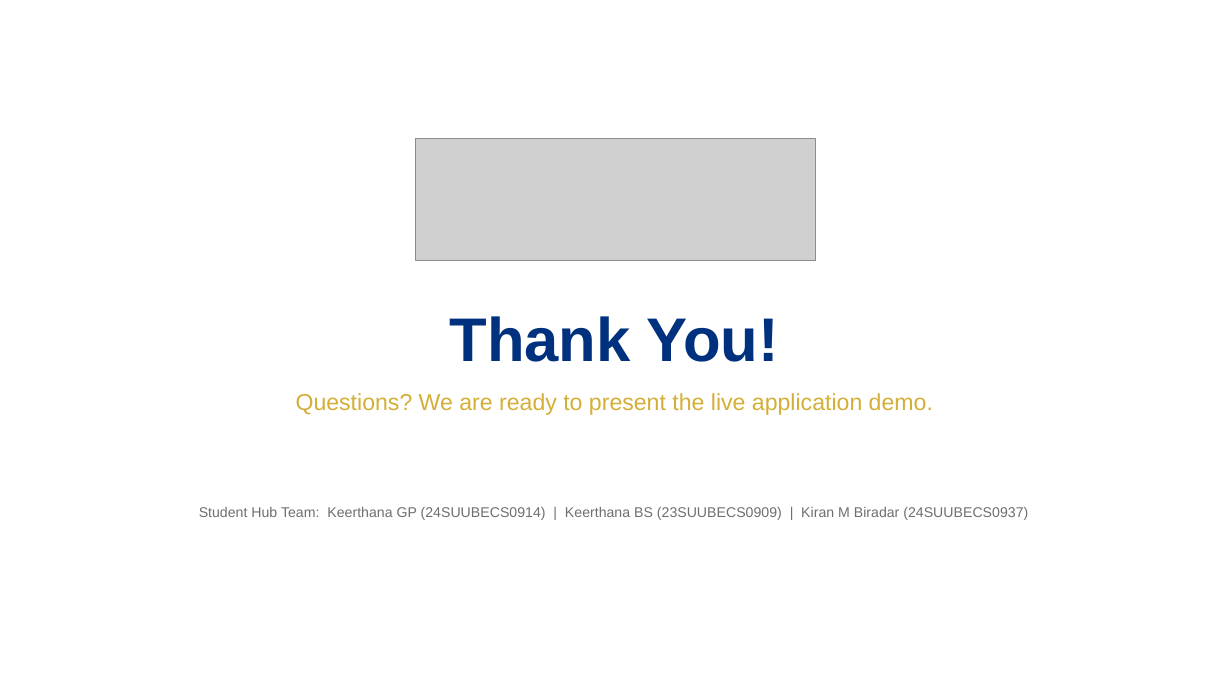
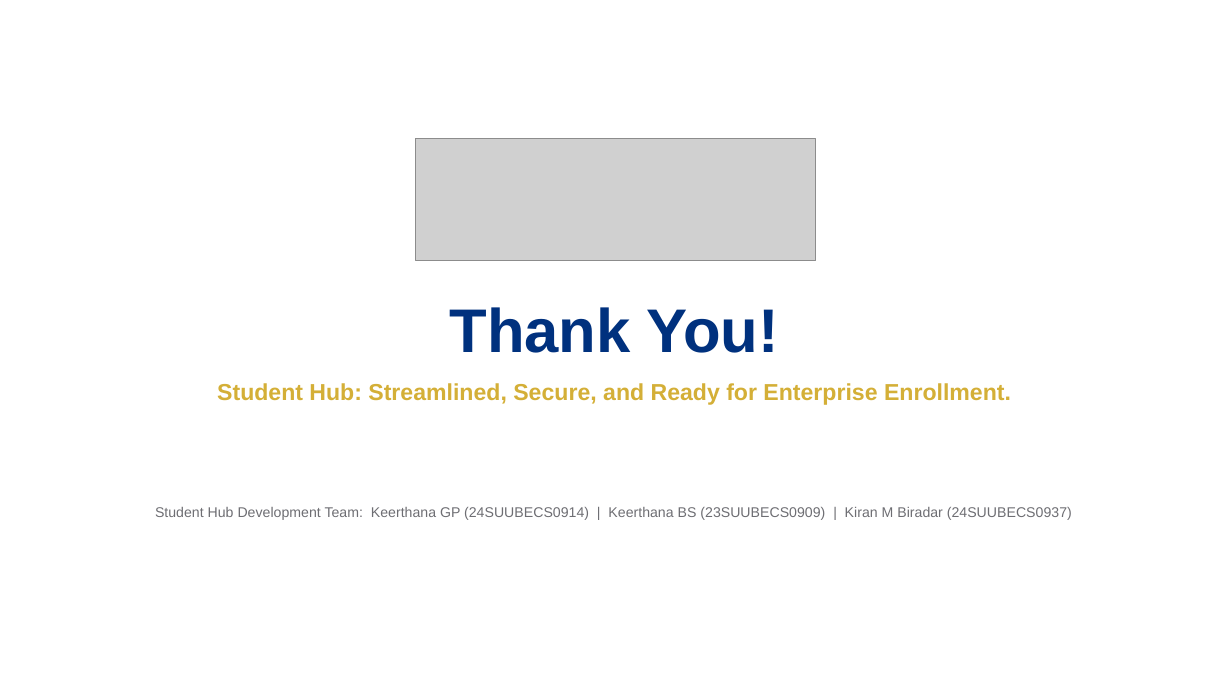
Before and after one commit to kirancodes-dev/Student-Registration, a slide deck: slide 14 of Student_Registration_Presentation.pptx (slide 8 before the commit). Drawn at 1232x693 pixels with LibreOffice and Linux fonts; fonts in the diff are those of the drawing; grey boxes stand for pictures. Boxes give left, top, right and bottom in pixels: in the first picture for what was removed or moved away, otherwise in the second. Text is boxed around its words. In the diff, an @@ line names an element or a change of style, - is before the commit and + after.

```diff
--- a/Student_Registration_Presentation.pptx
+++ b/Student_Registration_Presentation.pptx
@@ text "Thank You!": place and size @@
-text "Thank You!" at (296, 316, 933, 415)
+text "Thank You!" at (217, 307, 1011, 405)
@@ text at (217, 383, 1011, 405): text changed; bold on @@
-Questions? We are ready to present the live application demo.
+Student Hub: Streamlined, Secure, and Ready for Enterprise Enrollment.
@@ text at (155, 507, 1072, 520): text changed @@
-Student Hub Team: Keerthana GP (24SUUBECS0914) | Keerthana BS (23SUUBECS0909) | Kiran M Biradar (24SUUBECS0937)
+Student Hub Development Team: Keerthana GP (24SUUBECS0914) | Keerthana BS (23SUUBECS0909) | Kiran M Biradar (24SUUBECS0937)
```
Also in this commit, not shown: 4 other slides changed, 8 slides added, 2 slides removed, 1 other file.
